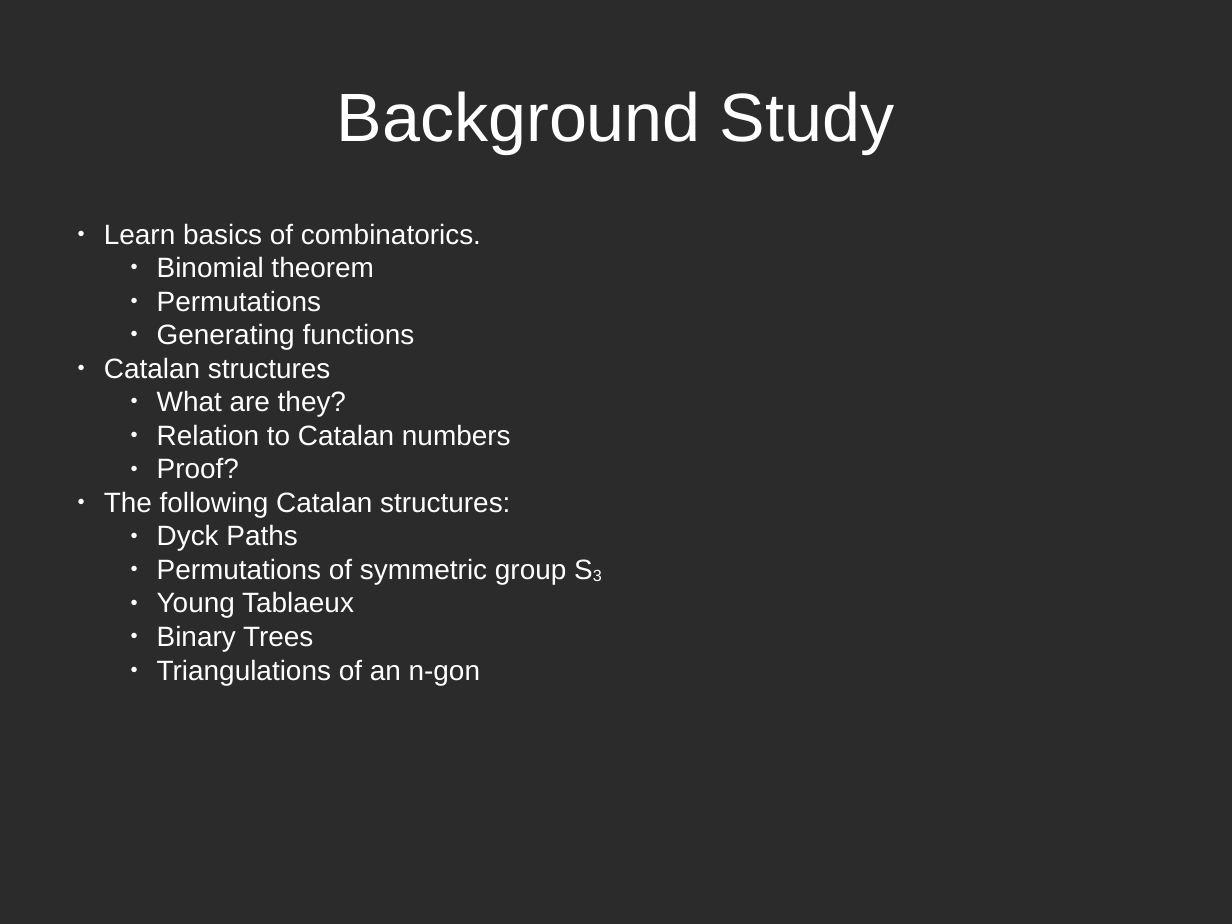
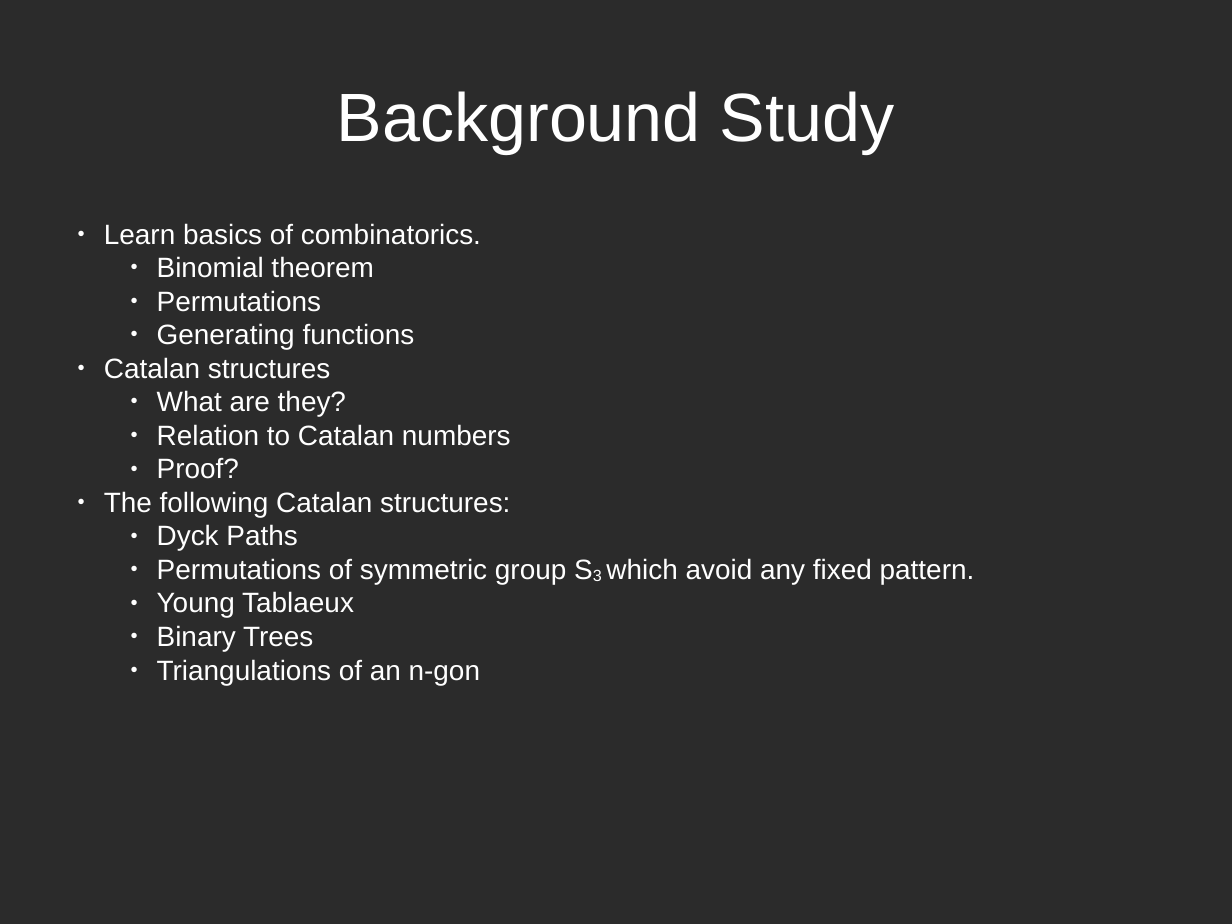
Before and after one commit to patons02/catalan-structures, a slide deck: slide 3 of posterPresentation/posterPresentation.odp. Drawn at 1232x924 pixels with LibreOffice and Linux fonts; fonts in the diff are those of the drawing; background and template pictures are left out; a plain dark background stands for a picture behind light text. Boxes give left, top, right and bottom in pixels: in the first picture for what was removed or moved away, otherwise in the second. Text is boxed around its words. In the diff, an @@ line names an element or a change of style, - is before the commit and + after.

```diff
--- a/posterPresentation/posterPresentation.odp
+++ b/posterPresentation/posterPresentation.odp
@@ text at [157, 558, 975, 584]: text changed @@
-    ● Permutations of symmetric group S3
+    ● Permutations of symmetric group S3 which avoid any fixed pattern.
```
Also in this commit, not shown: 1 other slide changed, 1 slide added, 1 other file.
